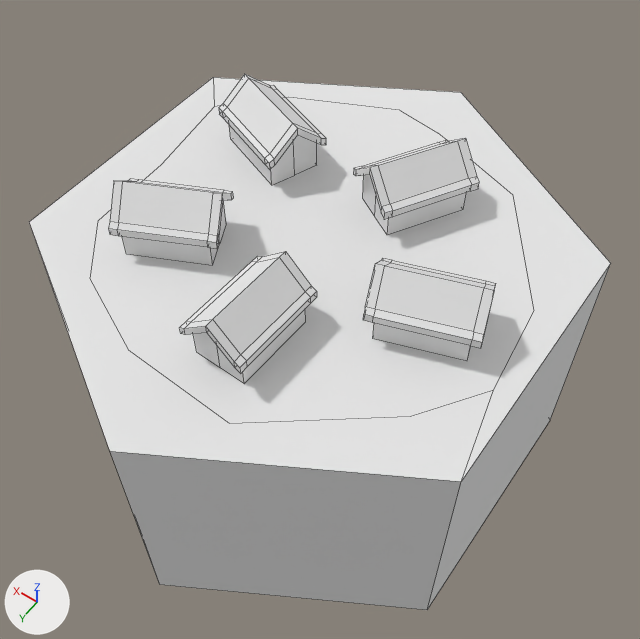
An edit to the Blender file Assets/Resources/Meshes/Tiles/settlement01.blend, drawn before and after from the same camera.
Rendered twice from a 50 mm camera at (-0.613, 0.842, 1.116) aimed at (-0.025, 0.018, -0.177). Arrows for +X, +Y and +Z are at lower left; the lights stay in place. Mesh edges are drawn as thin lines.

In view in the first picture: 'Tile'.
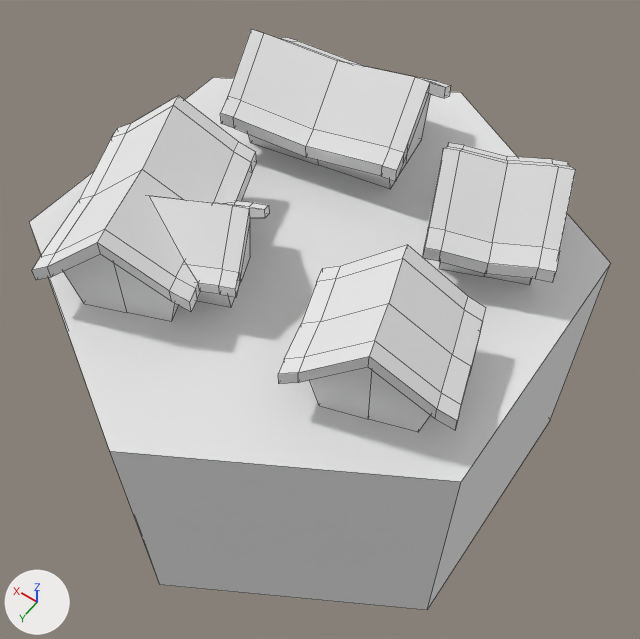
Changed parts and their boxes (x1, y1, x2, y2) in the pictures (640 x 639 px):
'Tile', reshaped (8% taller)
    before: (29, 74, 611, 610)
    after: (29, 29, 611, 610)
part 1 of me_cylinder_002, added
    after: (32, 95, 257, 322)
part 2 of me_cylinder_002, added
    after: (220, 29, 451, 189)
part 3 of me_cylinder_002, added
    after: (423, 143, 576, 285)
part 4 of me_cylinder_002, added
    after: (278, 245, 486, 432)
part 5 of me_cylinder_002, added
    after: (149, 196, 269, 307)
part 6 of me_cylinder_002, deleted
    before: (179, 251, 317, 384)
part 7 of me_cylinder_002, cut back
    before: (39, 74, 611, 481)

What changed in the scene script:
```text
Change me_cylinder_002:
    used by ob_tile; location = (0.0, 0.0, -0.25)
    remove me_cylinder_002.from_pydata(...)  # 255 vertices, 230 faces; spans x -0.433..0.433, y -0.5..0.5, z -0.25..0.37
    add me_cylinder_002.from_pydata(...)  # 317 vertices, 275 faces, 5 loose edges; spans x -0.433..0.433, y -0.5..0.5, z -0.25..0.443
    me_cylinder_002 part 1: a new loose piece of 94 vertices spanning x 0.026..0.386, y -0.038..0.37, z 0.25..0.443
    me_cylinder_002 part 2: a new loose piece of 58 vertices spanning x -0.07..0.307, y -0.389..-0.083, z 0.25..0.443
    me_cylinder_002 part 3: a new loose piece of 58 vertices spanning x -0.388..-0.106, y -0.325..-0.015, z 0.25..0.443
    me_cylinder_002 part 4: a new loose piece of 58 vertices spanning x -0.399..-0.096, y 0.034..0.305, z 0.25..0.443
    me_cylinder_002 part 5: a new loose piece of 35 vertices spanning x -0.014..0.217, y 0.043..0.286, z 0.25..0.424
    me_cylinder_002 part 6: the loose piece of 46 vertices spanning x -0.101..0.024, y 0.129..0.313, z 0.25..0.37 is deleted
    me_cylinder_002 part 7: 197 vertices removed from x -0.395..0.372, y -0.382..0.365, z 0.25..0.37; 2 vertices added at x 0.137..0.142, y 0.143..0.197, z 0.25
    remove me_cylinder_002.materials.append(mat_road)  # white #e7e7e7
```
